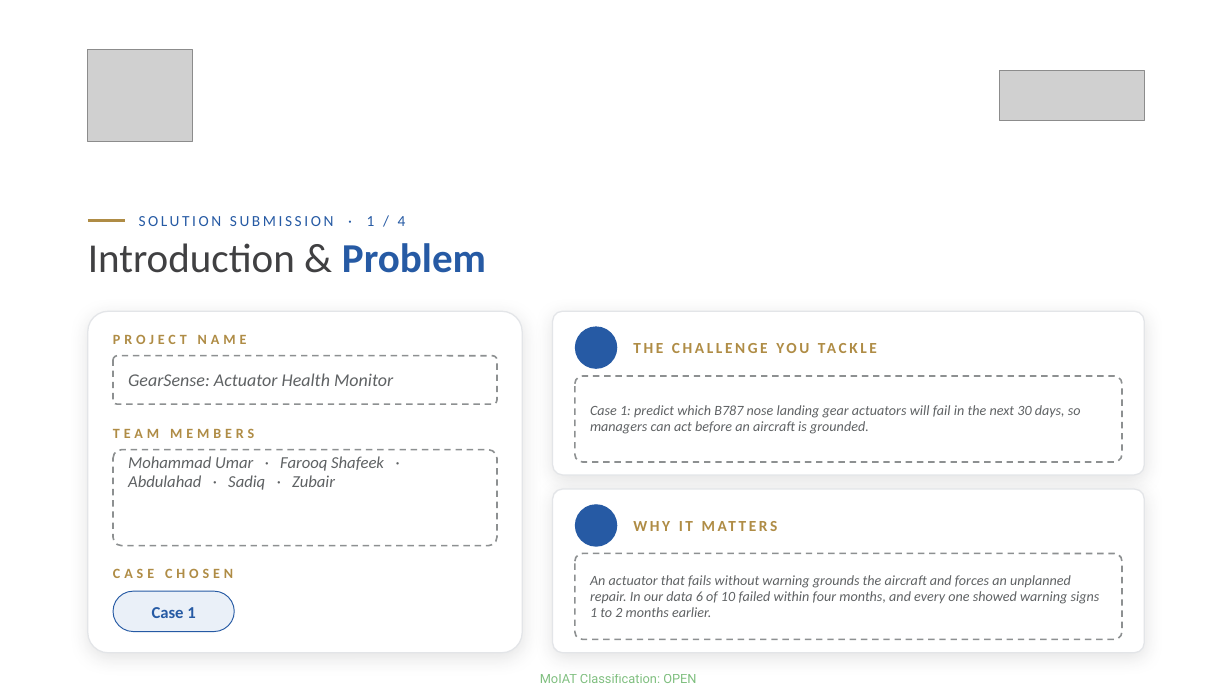
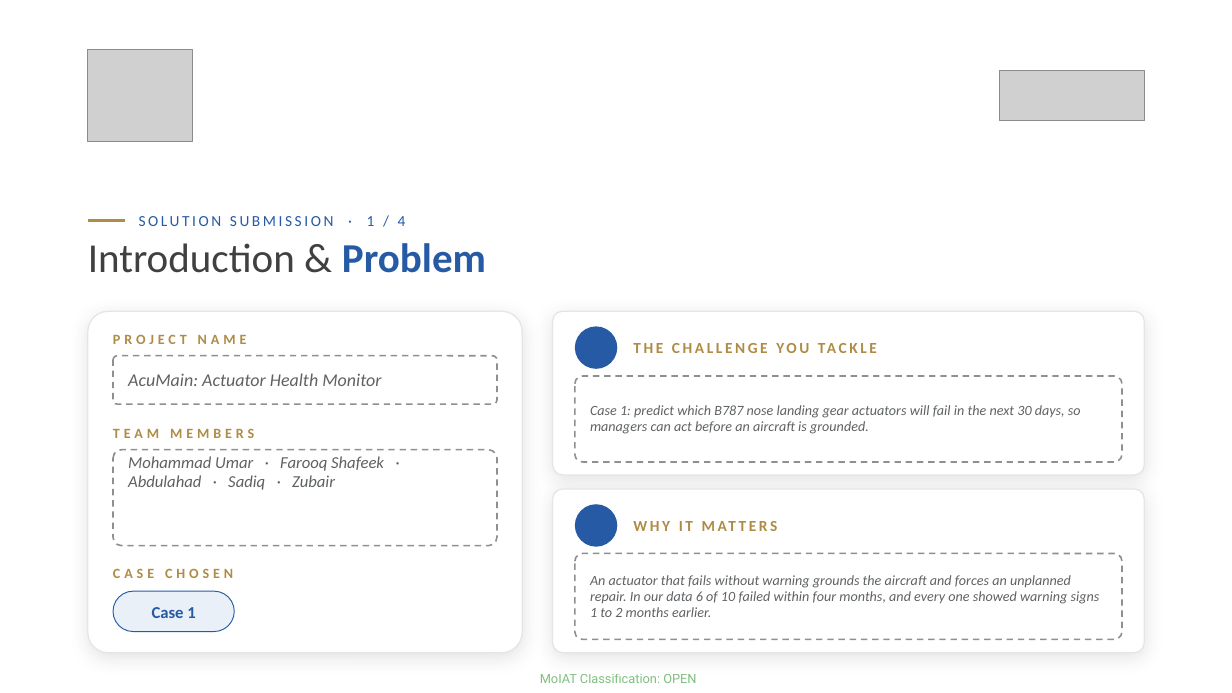
Before and after one commit to Mohammad-Umar7/b787-actuator-health-monitor, a slide deck: slide 2 of deliverables/Group NUMBER - Al Ain University.pptx. Drawn at 1232x693 pixels with LibreOffice and Linux fonts; fonts in the diff are those of the drawing; grey boxes stand for pictures; background and template pictures are left out. Boxes give left, top, right and bottom in pixels: in the first picture for what was removed or moved away, otherwise in the second. Text is boxed around its words. In the diff, an @@ line names an element or a change of style, - is before the commit and + after.

```diff
--- a/deliverables/Group NUMBER - Al Ain University.pptx
+++ b/deliverables/Group NUMBER - Al Ain University.pptx
@@ text at [128, 373, 381, 386]: text changed @@
-GearSense: Actuator Health Monitor
+AcuMain: Actuator Health Monitor
```
Also in this commit, not shown: 3 other slides changed, 8 other files.
